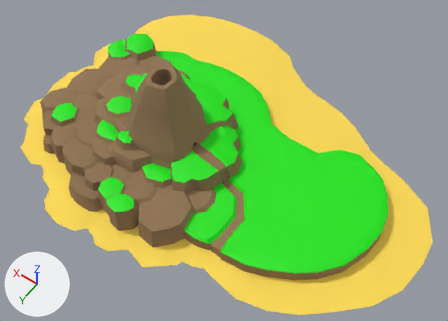
The FBX model Assets/Models/Island/island.fbx: old version first, new version second.
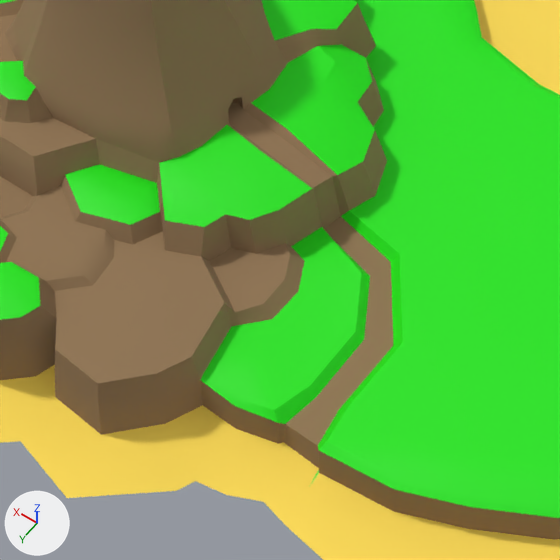
Old and new are each drawn whole from a 50 mm camera at (-51.5, 72.3, 112.2) aimed at (-3.1, 4.6, 5.8) and again close up on the part from 27% to 66% of the width and 35% to 89% of the height. The lights are fixed; the arrows at lower left show +X, +Y and +Z.

The scene before the commit, as lines of its bpy script (objects in view):
```python
me_plane_001 = bpy.data.meshes.new('Plane.001')
me_plane_001.from_pydata(...)  # 1629 vertices, 1778 faces; spans x -48.8..48.8, y -40.6..35.3, z 0.0..23.7
# faces by material slot: [460, 1074, 244]
me_plane_001.materials.append(mat_grass)  # green #13e700
me_plane_001.materials.append(mat_rock)  # brown #927755
me_plane_001.materials.append(mat_sand)  # yellow #ffdd57
ob_main_island = bpy.data.objects.new('Main Island', me_plane_001)
ob_main_island.location = (0.0, 0.0, 0.0)
```
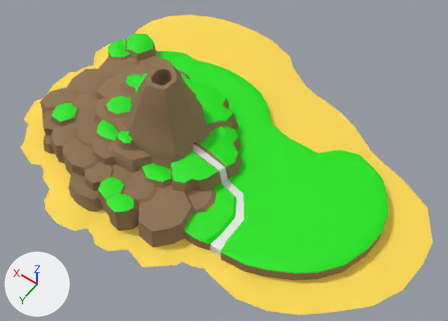
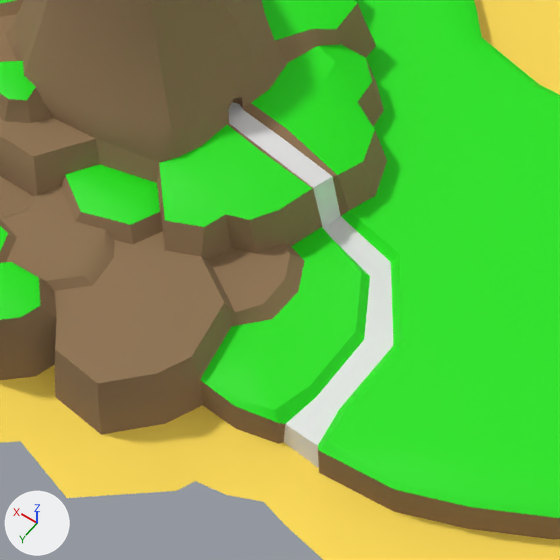
Where the change shows, as pixel boxes [x1, y1, x2, y2] in the close-ups (560 x 560 px):
part 1 of me_plane_001, recoloured (brown to white): [228, 102, 393, 468] in both

What the commit changed:
Material 'river' (mat_river) is new.
Its base color is (0.8, 0.8, 0.8) (white #e7e7e7).
me_plane_001 has 1629 vertices, 1778 faces and spans x -48.8..48.8, y -40.6..35.3, z 0.0..23.7.
me_plane_001 is used by ob_main_island; location (0.0, 0.0, 0.0).
me_plane_001 part 1: 14 of the faces centred in x -13.6..4.1, y 6.9..22.1, z 1.6..8.5 switch from mat_rock (brown #927755) to mat_river (white #e7e7e7).
